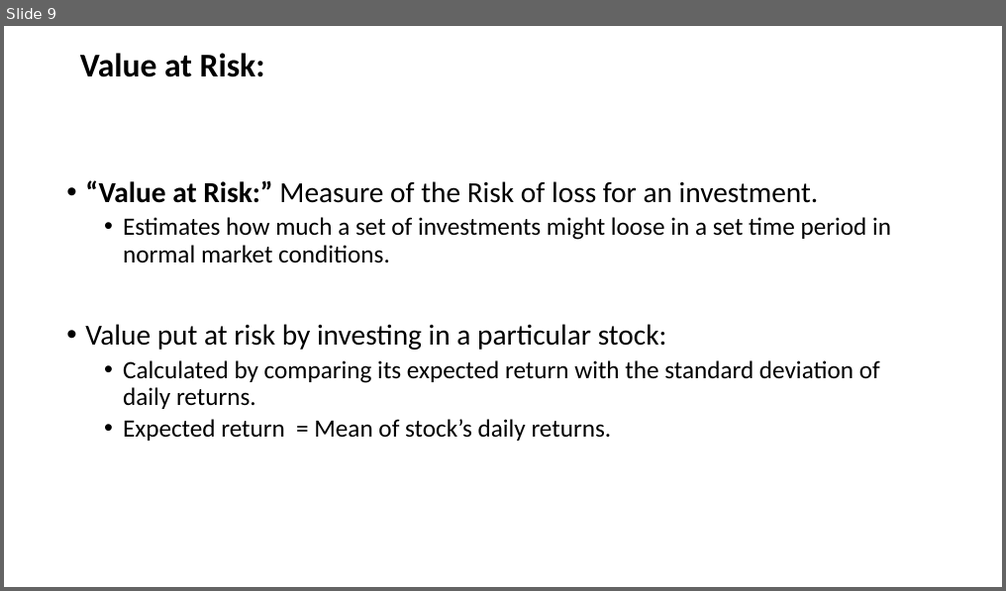
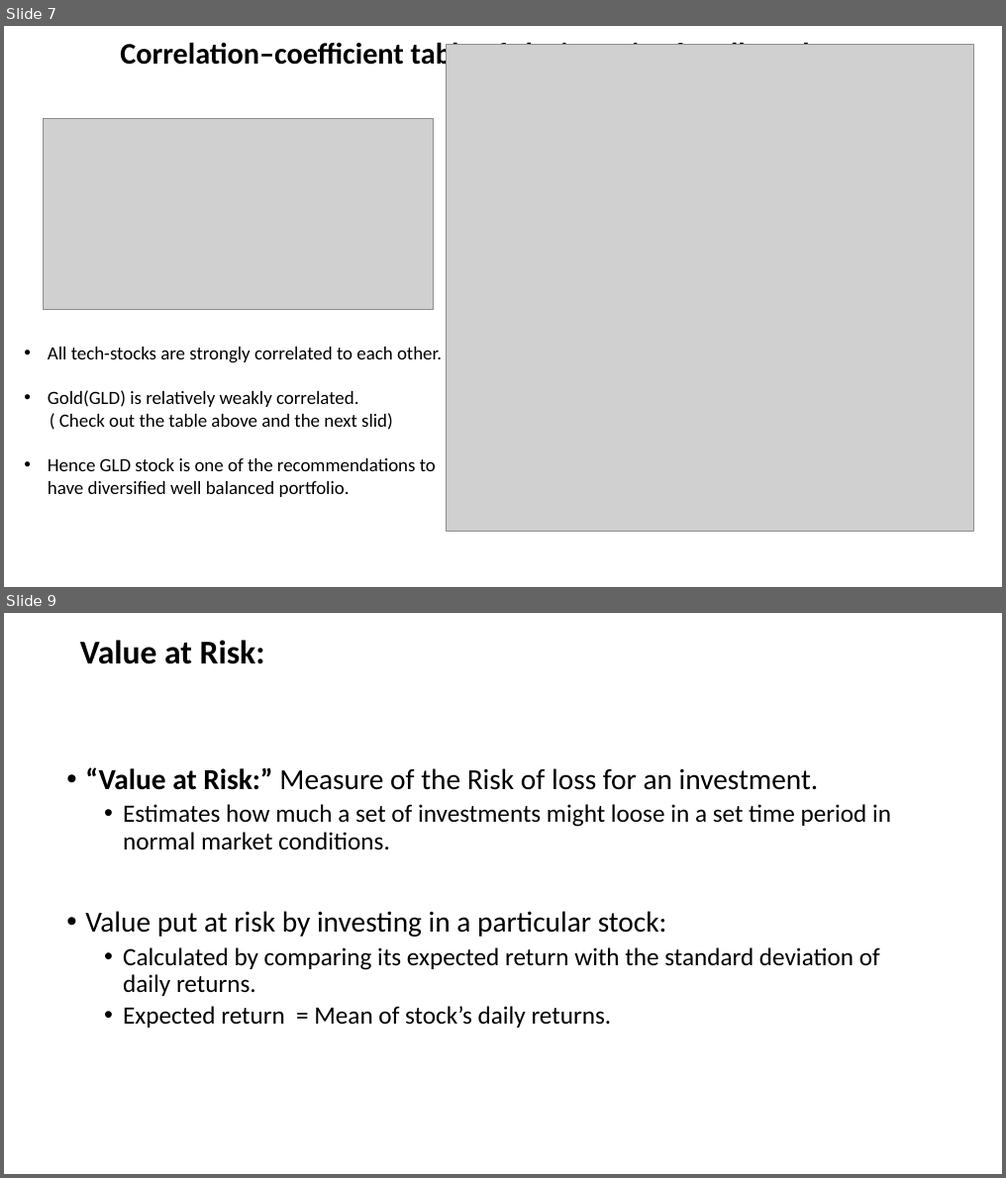
Before and after one commit to gayatripingale/Stocks-Project, a slide deck: Stock_Price_Analysis .pptx. Shown one above the other, each under a label of ours: slide 9 before the commit, slides 7 and 9 after it; the slides between them are not shown. The pictures are 1006x591 and 1006x1178 pixels, drawn with LibreOffice and Linux fonts; fonts in the diff are those of the drawing; grey boxes stand for pictures. Boxes give left, top, right and bottom in pixels: in the first picture for what was removed or moved away, otherwise in the second. Text is boxed around its words. In the diff, an @@ line names an element or a change of style, - is before the commit and + after.

```diff
--- a/Stock_Price_Analysis .pptx
+++ b/Stock_Price_Analysis .pptx
@@ slide 7 added at box(4, 26, 1002, 587), background #FFFFFF @@
@@ title added at box(120, 39, 837, 72), 28.8 pt, text #000000, bold @@
+Correlation–coefficient table of closing price for all stocks:
@@ picture added at box(447, 44, 974, 532) @@
@@ picture added at box(43, 119, 433, 310) @@
@@ text added at box(48, 347, 442, 497), 18 pt, text #000000 @@
+• All tech-stocks are strongly correlated to each other.
+• Gold(GLD) is relatively weakly correlated.
+( Check out the table above and the next slid)
+• Hence GLD stock is one of the recommendations to have diversified well balanced portfolio.
```
Also in this commit, not shown: 3 slides changed, 5 other slides added, 1 slide removed, 26 other files.
